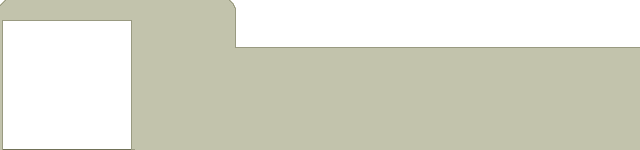
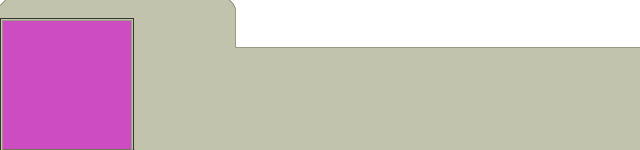
Before/after of a 640x150 layered artwork. What changed in the layer stack:
painted on "Layer 1" over left=0, top=18, right=134, bottom=150
hid "Background" over left=0, top=18, right=134, bottom=150
